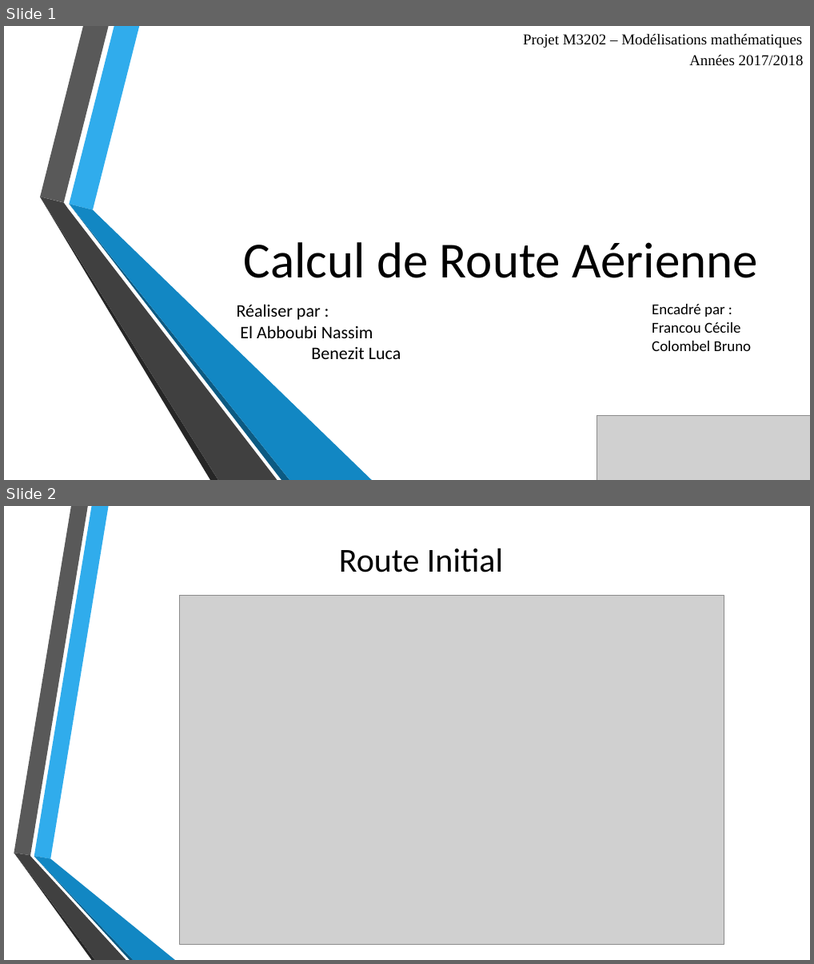
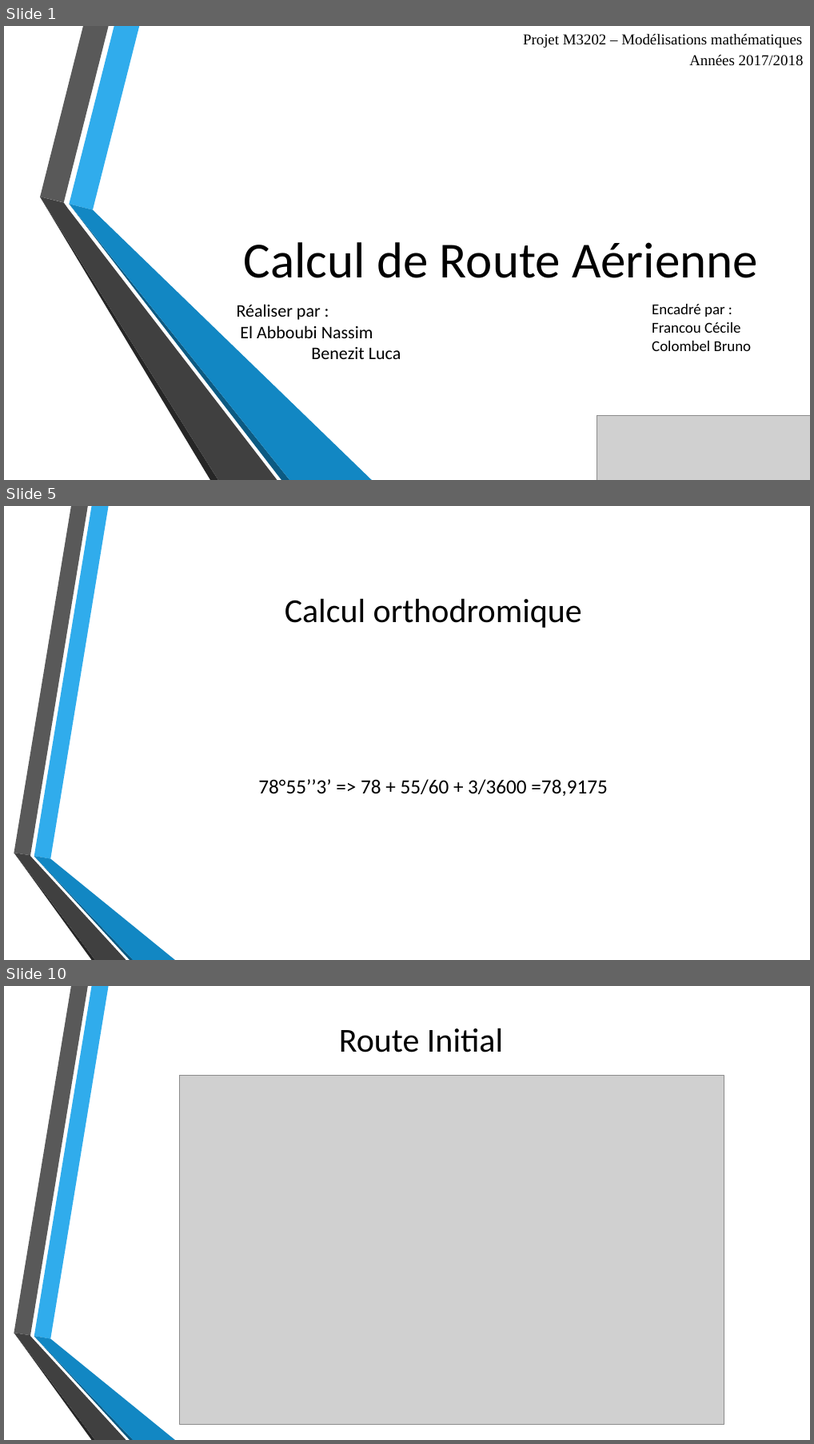
Before and after one commit to KingRid3r/RouteAerienne, a slide deck: CalculdeRouteAérienne.pptx. Shown one above the other, each under a label of ours: slides 1 and 2 before the commit, slides 1, 5 and 10 after it; the slides between them are not shown. The pictures are 814x964 and 814x1444 pixels, drawn with LibreOffice and Linux fonts; fonts in the diff are those of the drawing; grey boxes stand for pictures; background and template pictures are left out. Boxes give left, top, right and bottom in pixels: in the first picture for what was removed or moved away, otherwise in the second. Text is boxed around its words. In the diff, an @@ line names an element or a change of style, - is before the commit and + after.

```diff
--- a/CalculdeRouteAérienne.pptx
+++ b/CalculdeRouteAérienne.pptx
@@ slide 5 added at bbox=[4, 506, 810, 960], background picture (left out); not listed: 6 template elements that a slide beside it also shows @@
@@ title added at bbox=[285, 599, 582, 628], 40 pt, text #000000 @@
+Calcul orthodromique
@@ text added at bbox=[258, 779, 607, 796], 24 pt, text #000000 @@
+78°55’’3’ => 78 + 55/60 + 3/3600 =78,9175
@@ what was slide 2 is now slide 10 @@
```
Also in this commit, not shown: 7 other slides added.
